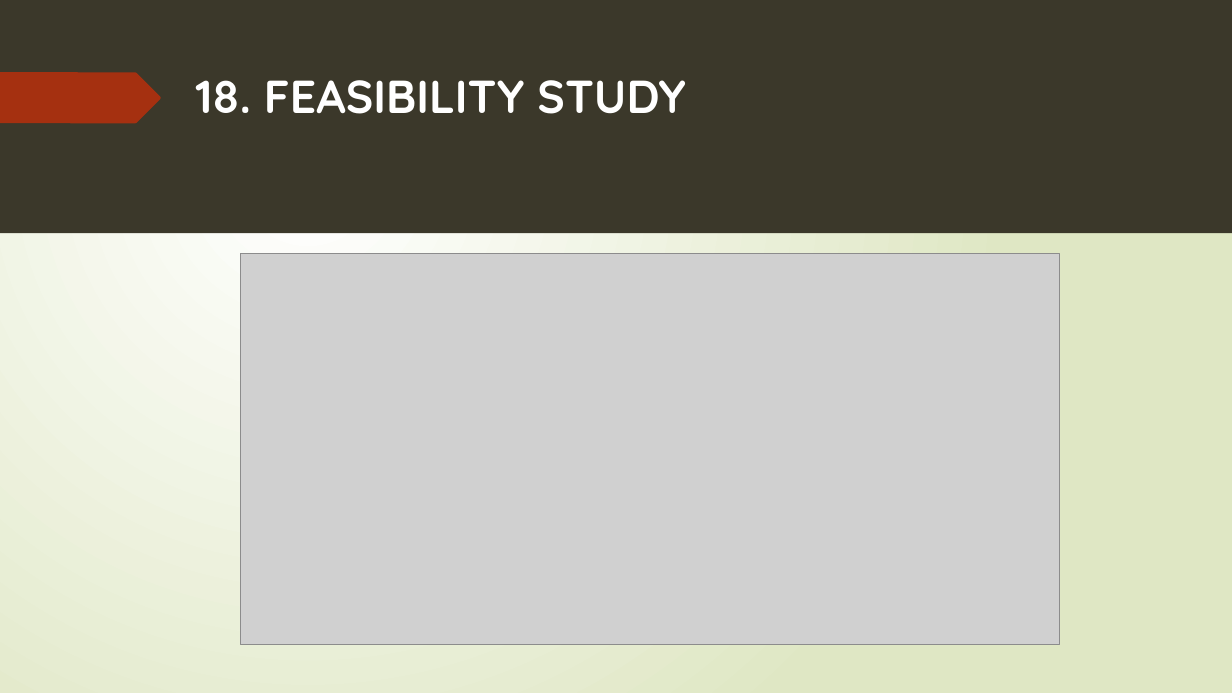
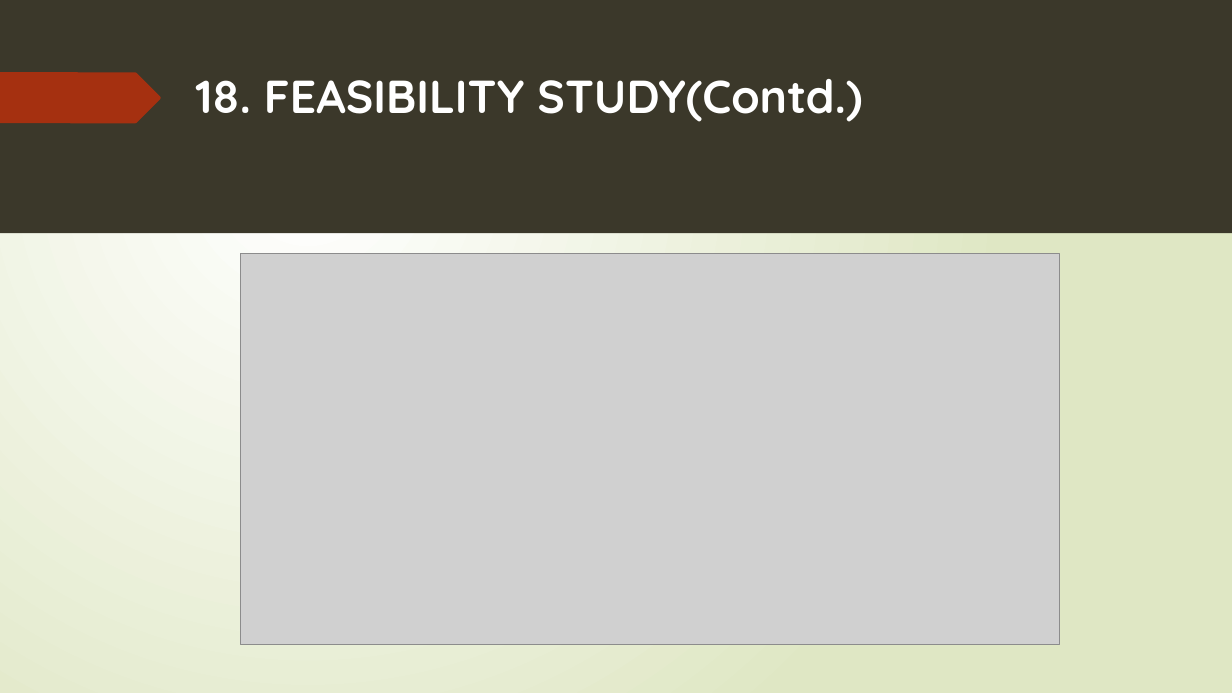
Before and after one commit to 15831944/2d-to-3d, a slide deck: slide 24 of Project slides.pptx (slide 22 before the commit). Drawn at 1232x693 pixels with LibreOffice and Linux fonts; fonts in the diff are those of the drawing; grey boxes stand for pictures. Boxes give left, top, right and bottom in pixels: in the first picture for what was removed or moved away, otherwise in the second. Text is boxed around its words. In the diff, an @@ line names an element or a change of style, - is before the commit and + after.

```diff
--- a/Project slides.pptx
+++ b/Project slides.pptx
@@ title at (x1=196, y1=79, x2=862, y2=122): text changed @@
-18. FEASIBILITY STUDY
+18. FEASIBILITY STUDY(Contd.)
```
Also in this commit, not shown: 14 other slides changed, 3 slides added, 1 slide removed.
